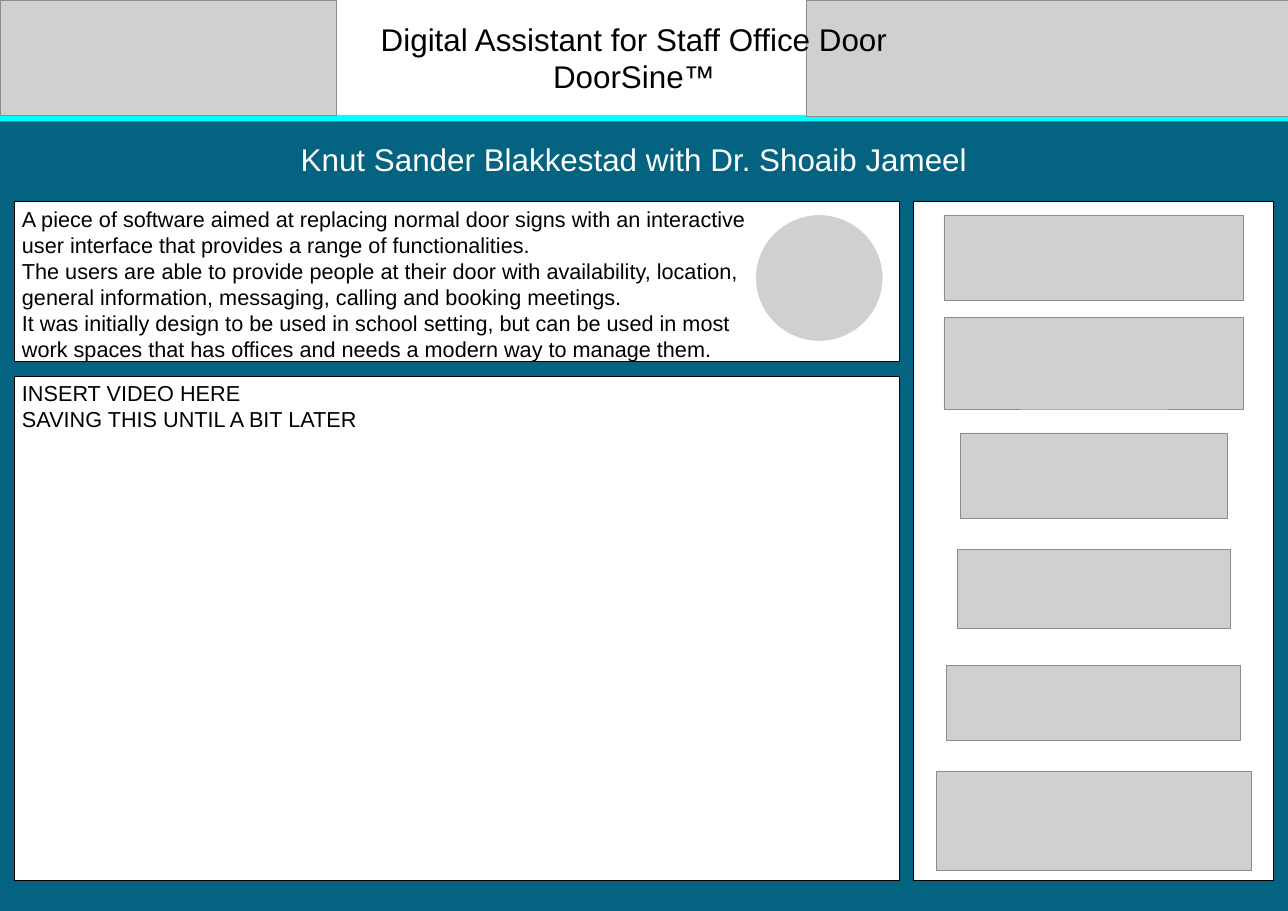
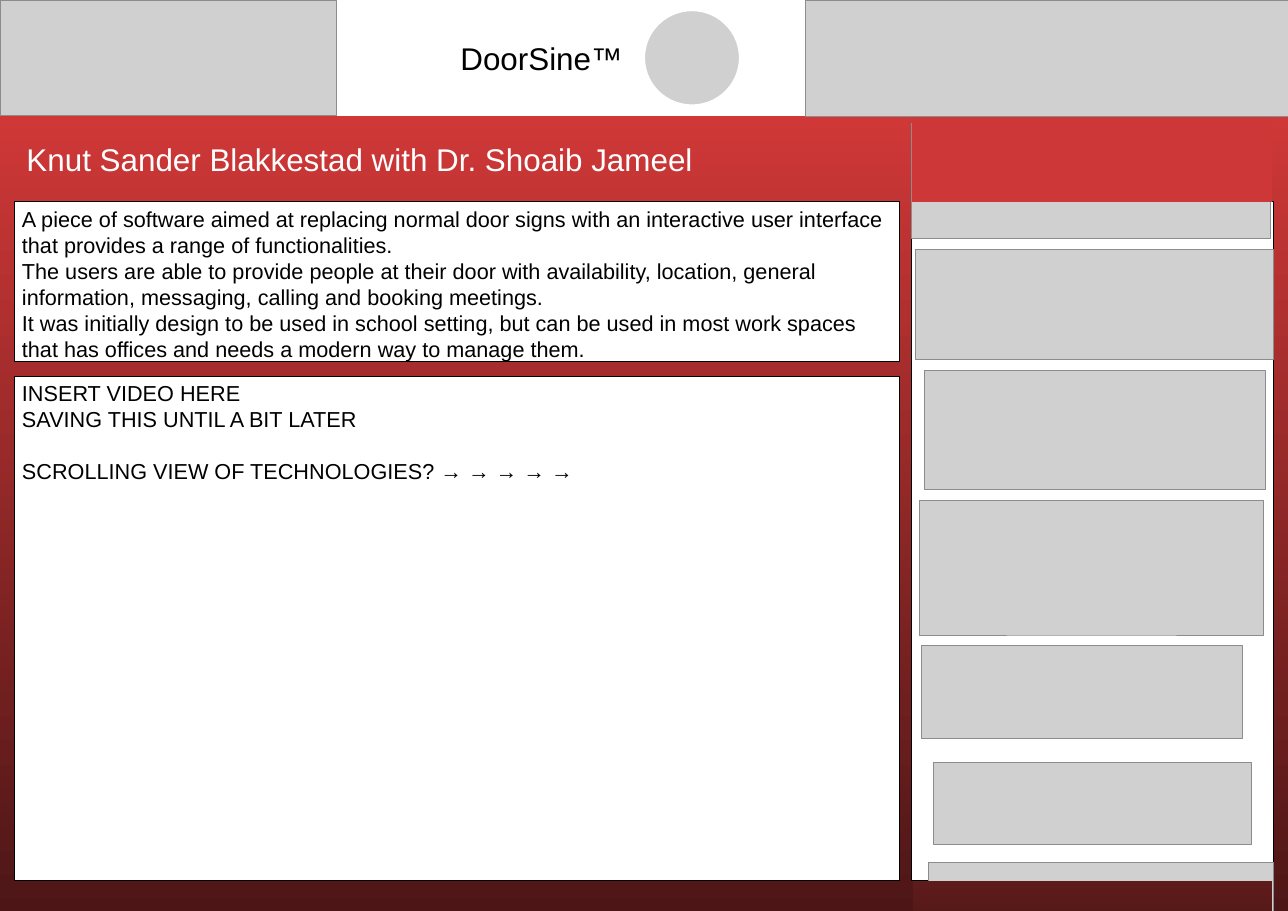
Before and after one commit to KnutSander/DoorSine, a slide deck: slide 1 of docs/open_day/CE301 Open Day Poster Template.pptx. Drawn at 1288x911 pixels with LibreOffice and Linux fonts; fonts in the diff are those of the drawing; grey boxes stand for pictures; background and template pictures are left out. Boxes give left, top, right and bottom in pixels: in the first picture for what was removed or moved away, otherwise in the second. Text is boxed around its words. In the diff, an @@ line names an element or a change of style, - is before the commit and + after.

Commit message:
updated CE301 Open Day Poster Template.pptx and added abstract.md

```diff
--- a/docs/open_day/CE301 Open Day Poster Template.pptx
+++ b/docs/open_day/CE301 Open Day Poster Template.pptx
@@ text at box(381, 26, 887, 57): paragraph removed @@
-Digital Assistant for Staff Office Door
@@ picture: place and size @@
-picture at box(755, 214, 883, 342)
+picture at box(644, 10, 740, 105)
@@ text "DoorSine™": place and size @@
-text "DoorSine™" at box(381, 26, 887, 89)
+text "DoorSine™" at box(460, 47, 622, 71)
@@ rectangle: place and size @@
-rectangle at box(0, 121, 1288, 911)
+rectangle at box(0, 116, 1288, 911)
@@ rectangle at box(0, 116, 1288, 911): fill #046381 to gradient #411313 to #CF3837 @@
@@ rectangle added at box(912, 108, 1272, 202), fill gradient #CD3737 to #CF3938 @@
@@ line removed from (0, 120) to (1288, 120) @@
@@ text "Knut Sander Blakkestad with Dr. ...": place and size @@
-text "Knut Sander Blakkestad with Dr. ..." at box(301, 148, 967, 172)
+text "Knut Sander Blakkestad with Dr. ..." at box(26, 148, 692, 172)
@@ picture: place and size @@
-picture at box(960, 433, 1226, 519)
+picture at box(912, 123, 1271, 238)
@@ picture removed at box(944, 215, 1244, 301) @@
@@ picture: place and size @@
-picture at box(944, 317, 1244, 409)
+picture at box(916, 249, 1273, 359)
@@ picture added at box(924, 371, 1265, 490) @@
@@ text in rectangle at box(22, 464, 434, 480): paragraph added @@
+SCROLLING VIEW OF TECHNOLOGIES? → → → → →
@@ picture added at box(920, 500, 1263, 635) @@
@@ picture: place and size @@
-picture at box(957, 549, 1230, 628)
+picture at box(922, 646, 1243, 738)
@@ picture: place and size @@
-picture at box(947, 665, 1240, 741)
+picture at box(934, 762, 1251, 844)
@@ picture: place and size @@
-picture at box(937, 771, 1251, 871)
+picture at box(928, 862, 1273, 911)
@@ rectangle added at box(913, 881, 1272, 911), fill gradient #411313 to #5E1B1B @@
```
Also in this commit, not shown: 1 other file.
